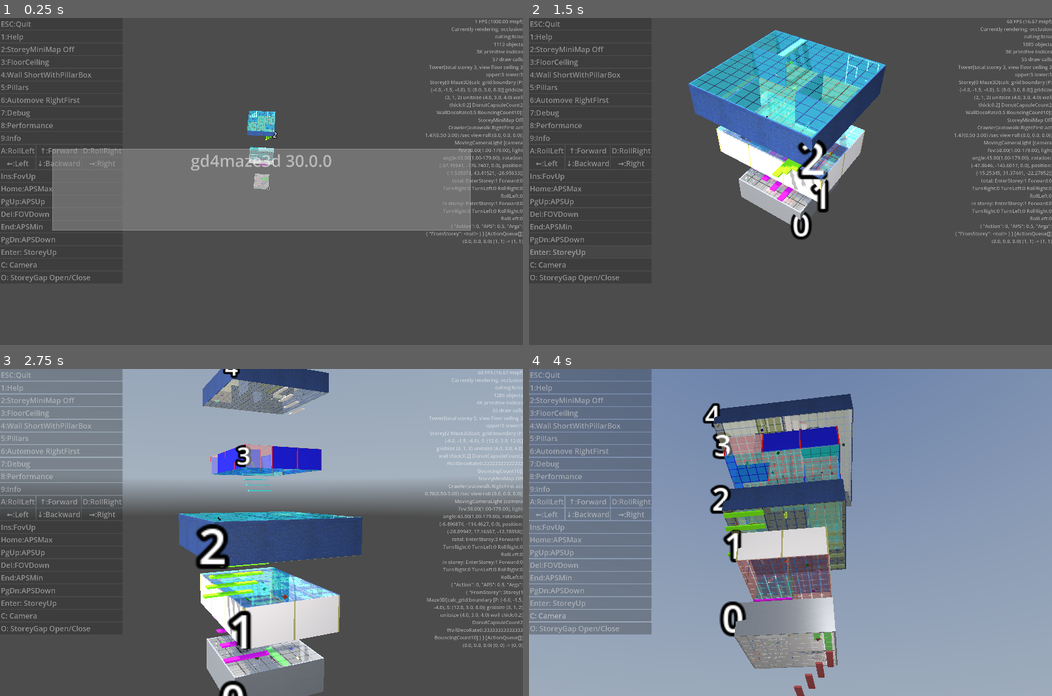
Above: before the commit, frames 1-4 (two rows, left to right).
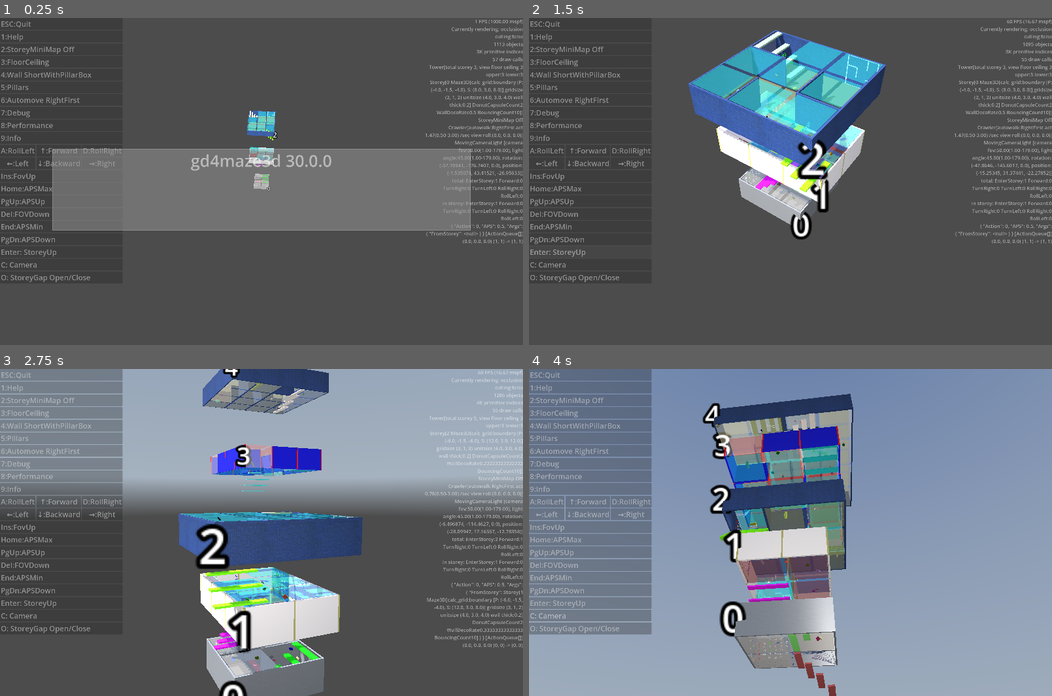
Above: after the commit, the same moments.

Repository: kasworld/gd4maze3d
Game: Godot game, scene res://main.tscn
Two runs of this game, one before a commit and one after it. Both use one fixed random seed, a clock stepped at 60 frames per second and the inputs below. A sky picture missing from this copy of the repository is replaced by a grey-blue gradient.
Inputs (mouse positions are in pixels of both pictures, inside the frame that each line leads up to):
- Up to frame 1 (0.25 s): no input
- Up to frame 2 (1.5 s): click "Enter: StoreyUp" at 0.5 s; click "Enter: StoreyUp" at 1.25 s
- Up to frame 3 (2.75 s): tap Enter at 2 s; move the mouse to (376, 516) at 2.02 s; hold Right from 2.03 s (still down); tap Q at 2.1 s; click (376, 516) at 2.17 s
- Up to frame 4 (4 s): move the mouse to (685, 548) at 2.77 s; release Right at 2.78 s; hold Down 2.78-3.53 s; tap E at 2.85 s; move the mouse to (842, 460) at 3.52 s; hold Right from 3.53 s (still down); tap 1 at 3.6 s

The runs differ from the first frame. In frame 1, 0.3% of the frame differs, in the area x 47-53%, y 28-52%; in frame 2, 3.5%; in frame 3, 3.2%; in frame 4, 4.6%, in the area x 35-62%, y 12-100%.

Commit message:
use wirenet for stair

Diff:
--- a/maze_3d/maze_3d.gd
+++ b/maze_3d/maze_3d.gd
@@ -84,10 +84,8 @@
 	var grid_count_3d := Vector3i(grid_count.x, 1, grid_count.y)
 	var net_size :Vector2 = PreCalced.SizeWithWallV2
 	$Floor.init_plot3d_box(Vector3(net_size.x, height, net_size.y), grid_count_3d, size_rate, true).fill_all(co_floor)
-	#$Floor.rotation.x = PI/2
 	$Floor.position.y -= calc_grid.unit_size.y/2 +height/2
 	$Ceiling.init_plot3d_box(Vector3(net_size.x, height, net_size.y), grid_count_3d, size_rate, true).fill_all(co_ceiling)
-	#$Ceiling.rotation.x = PI/2
 	$Ceiling.position.y += calc_grid.unit_size.y/2 +height/2
 	return self
 
@@ -95,9 +93,6 @@
 	return $Floor
 func get_ceiling() -> Plot3D:
 	return $Ceiling
-
-func calc_tile_count(tg :Plot3D) -> Vector2:
-	return Vector2( float(tg.calc_grid.grid_size.x) / maze_cells.width, float(tg.calc_grid.grid_size.z) / maze_cells.height)
 
 func add_stair(cell_posi :Vector3i, dir :Maze.Dir, co :Color) -> void:
 	var wn :WireNet = preload("res://wire_net/wire_net.tscn").instantiate()
@@ -109,34 +104,36 @@
 		co,
 		false)
 	wn.position = calc_grid.posi_to_lanepos(cell_posi)
-	wn.wire_H_rotation_x = PI/4
-	wn.rotation.x = PI/4
+	wn.wire_H_rotation_x = -PI/4
+	wn.rotation.x = -PI/4
 	wn.rotation.y = Maze.DirToRadian(dir)
 	add_child(wn)
 
 
-func make_stair(tg :Plot3D, cell_posi :Vector2i, dir :Maze.Dir) -> void:
-	var tile_count := calc_tile_count(tg)
-	var step_x := calc_grid.unit_size.y / (tile_count.x+1)
-	var step_y := calc_grid.unit_size.y / (tile_count.y+1)
-	for y in tile_count.y:
-		for x in tile_count.x:
-			var tile_pos := cell_posi as Vector2 * tile_count + Vector2(x,y)
-			var index :int = tg.calc_grid.get_index_by_posi_xyz(tile_pos.x as int, 0, tile_pos.y as int)
-			var t := tg.multimesh.get_instance_transform(index)
-			match dir:
-				Maze.Dir.North:
-					t.origin.y = -step_y * (y+1)
-				Maze.Dir.South:
-					t.origin.y = -step_y * (tile_count.y - y)
-				Maze.Dir.East:
-					t.origin.y = -step_x * (tile_count.x - x)
-				Maze.Dir.West:
-					t.origin.y = -step_x * (x+1)
-				_ :
-					assert(false, "invalid dir %s" % dir)
-			#t.origin.y -= calc_grid.unit_size.z
-			tg.multimesh.set_instance_transform(index, t)
+#func calc_tile_count(tg :Plot3D) -> Vector2:
+	#return Vector2( float(tg.calc_grid.grid_size.x) / maze_cells.width, float(tg.calc_grid.grid_size.z) / maze_cells.height)
+#func make_stair(tg :Plot3D, cell_posi :Vector2i, dir :Maze.Dir) -> void:
+	#var tile_count := calc_tile_count(tg)
+	#var step_x := calc_grid.unit_size.y / (tile_count.x+1)
+	#var step_y := calc_grid.unit_size.y / (tile_count.y+1)
+	#for y in tile_count.y:
+		#for x in tile_count.x:
+			#var tile_pos := cell_posi as Vector2 * tile_count + Vector2(x,y)
+			#var index :int = tg.calc_grid.get_index_by_posi_xyz(tile_pos.x as int, 0, tile_pos.y as int)
+			#var t := tg.multimesh.get_instance_transform(index)
+			#match dir:
+				#Maze.Dir.North:
+					#t.origin.y = -step_y * (y+1)
+				#Maze.Dir.South:
+					#t.origin.y = -step_y * (tile_count.y - y)
+				#Maze.Dir.East:
+					#t.origin.y = -step_x * (tile_count.x - x)
+				#Maze.Dir.West:
+					#t.origin.y = -step_x * (x+1)
+				#_ :
+					#assert(false, "invalid dir %s" % dir)
+			##t.origin.y -= calc_grid.unit_size.z
+			#tg.multimesh.set_instance_transform(index, t)
 
 func init_wall_deco(makedeco :Callable) -> void:
 	if not makedeco.is_valid():
--- a/storey/storey.gd
+++ b/storey/storey.gd
@@ -74,7 +74,7 @@
 	var floor_ceiling_height :float = cell_size.y *0.01
 	maze3d = preload("res://maze_3d/maze_3d.tscn").instantiate()
 	maze3d.init_params(maze2d, cell_size, cell_size.y *0.05, 1.0/(grid_size.x*grid_size.y))
-	maze3d.init_floor_ceiling(grid_size*4, floor_ceiling_height, 0.9,
+	maze3d.init_floor_ceiling(grid_size, floor_ceiling_height, 0.9,
 		Color(NamedColors.random_color(), 0.5),
 		Color(NamedColors.random_color(), 0.5),
 	)
@@ -98,10 +98,13 @@
 	구석자리목록.shuffle()
 	start_pos = 구석자리목록.pop_front()
 	goal_pos = 구석자리목록.pop_front()
-	#maze3d.make_stair(maze3d.get_floor(), start_pos, maze2d.get_open_dir_at(start_pos.x,start_pos.y).pick_random())
-	#maze3d.make_stair(maze3d.get_ceiling(), goal_pos, Maze.DirOpppsite[maze2d.get_open_dir_at(goal_pos.x,goal_pos.y).pick_random()])
+	# floor
 	maze3d.add_stair( Vector3i(start_pos.x, -1, start_pos.y) , maze2d.get_open_dir_at(start_pos.x,start_pos.y).pick_random(), NamedColors.random_color() )
+	maze3d.get_floor().del_at(Vector3i(start_pos.x, 0, start_pos.y))
+
+	# ceiling
 	maze3d.add_stair(Vector3i(goal_pos.x, 0, goal_pos.y), Maze.DirOpppsite[maze2d.get_open_dir_at(goal_pos.x,goal_pos.y).pick_random()], NamedColors.random_color() )
+	maze3d.get_ceiling().del_at(Vector3i(goal_pos.x, 0, goal_pos.y))
 
 	var 크기기준 :float = min(maze3d.calc_grid.unit_size.x, maze3d.calc_grid.unit_size.y,maze3d.calc_grid.unit_size.z)
 	$StartMark.init(크기기준*0.2, 크기기준/100, NamedColors.random_color(), "Start %d" % storey_num, start_pos
